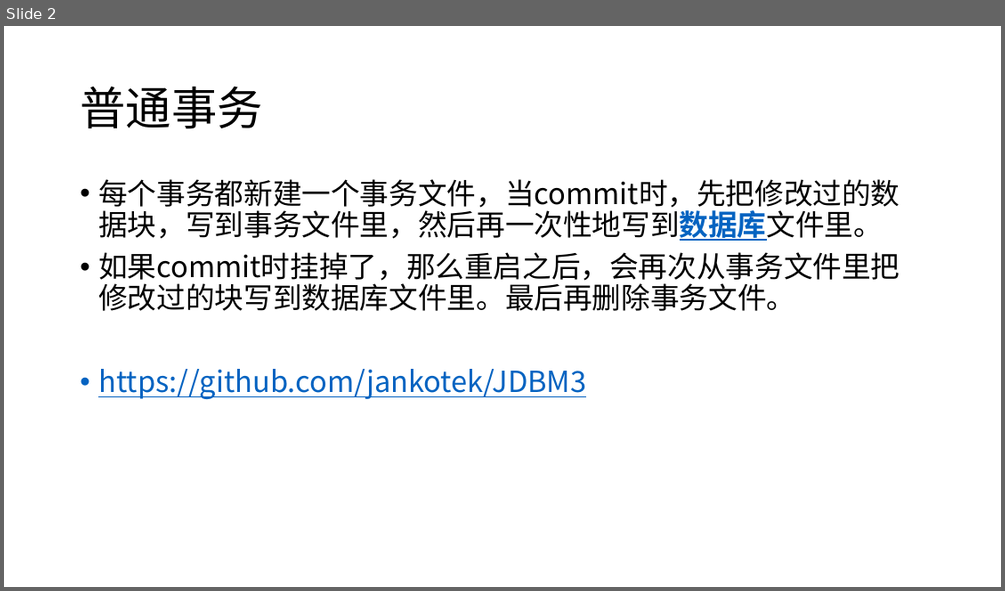
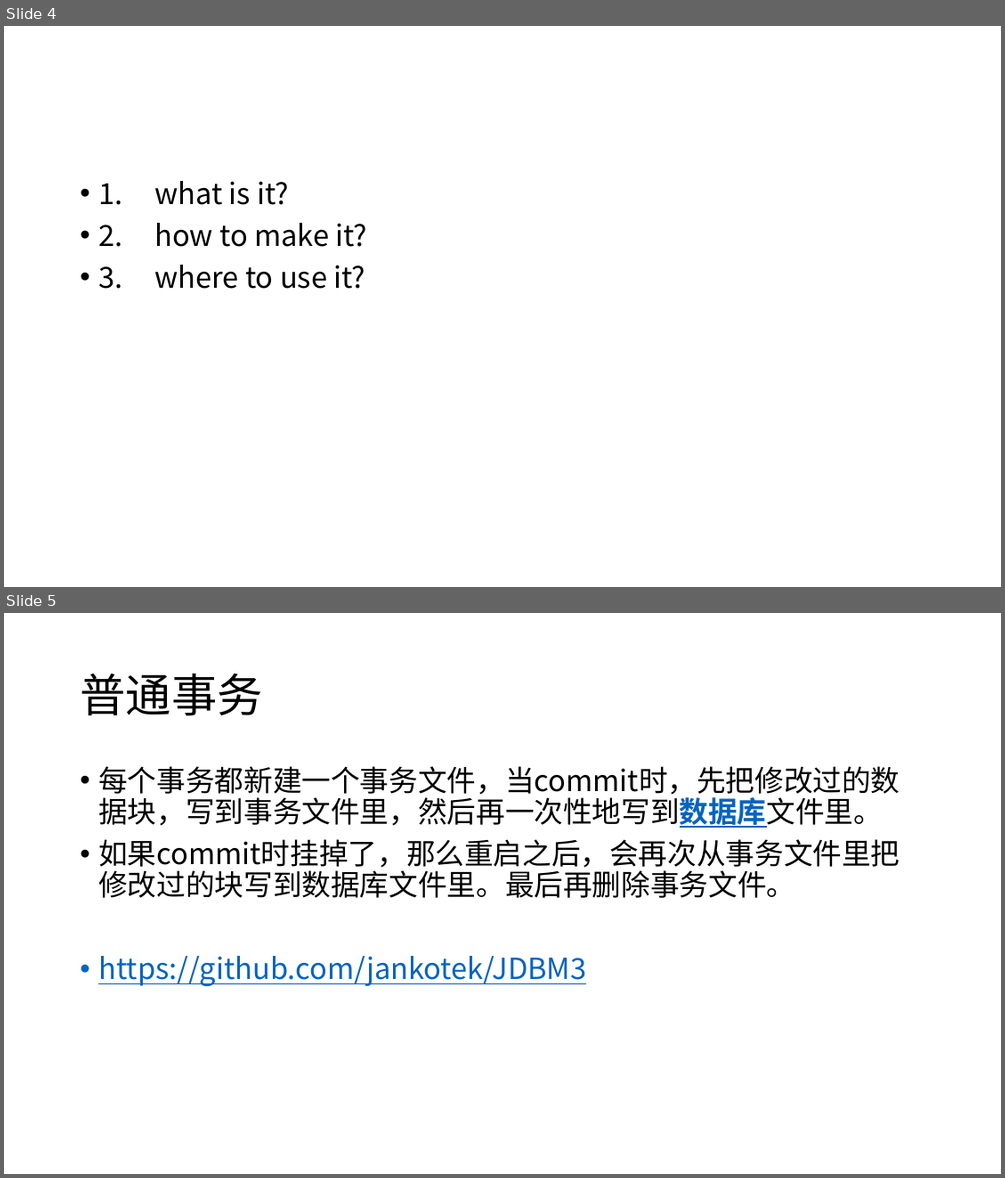
Before and after one commit to courage89/xa_presentation, a slide deck: 分布式事务.pptx. Shown one above the other, each under a label of ours: slide 2 before the commit, slides 4 and 5 after it. The pictures are 1005x591 and 1005x1178 pixels, drawn with LibreOffice and Linux fonts; fonts in the diff are those of the drawing. Boxes give left, top, right and bottom in pixels: in the first picture for what was removed or moved away, otherwise in the second. Text is boxed around its words. In the diff, an @@ line names an element or a change of style, - is before the commit and + after.

```diff
--- a/分布式事务.pptx
+++ b/分布式事务.pptx
@@ slide 4 added at [4, 26, 1001, 587], background #FFFFFF @@
@@ text added at [98, 181, 367, 289], 28 pt, text #000000 @@
+• 1. what is it?
+• 2. how to make it?
+• 3. where to use it?
@@ what was slide 2 is now slide 5 @@
```
Also in this commit, not shown: 2 slides changed, 7 other slides added.
